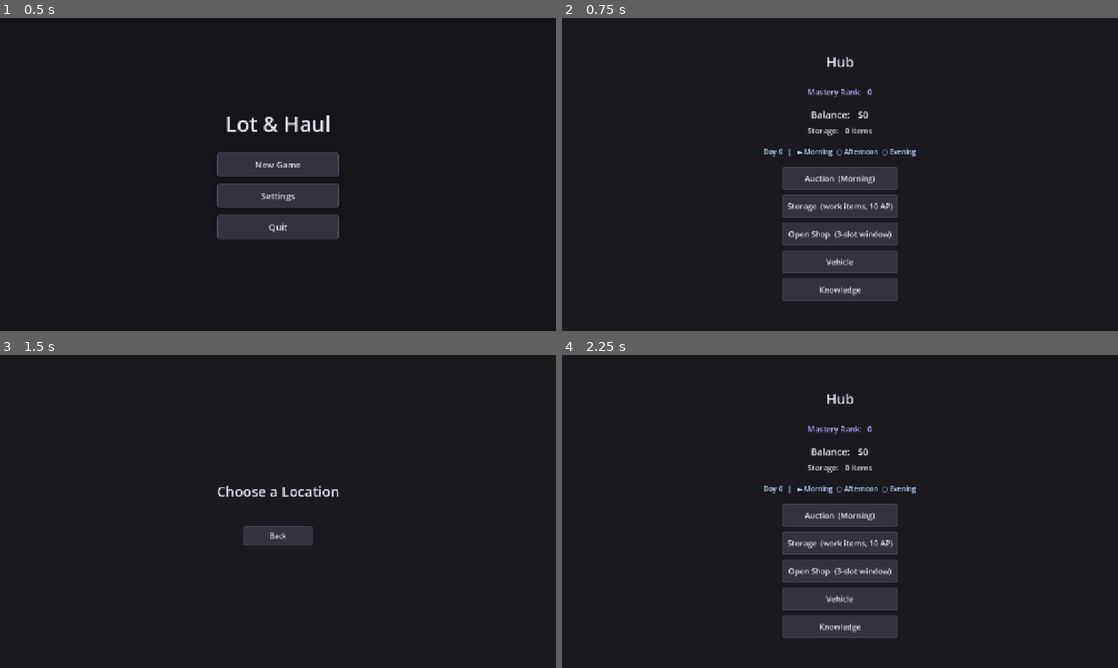
Above: before the commit, frames 1-4 (two rows, left to right).
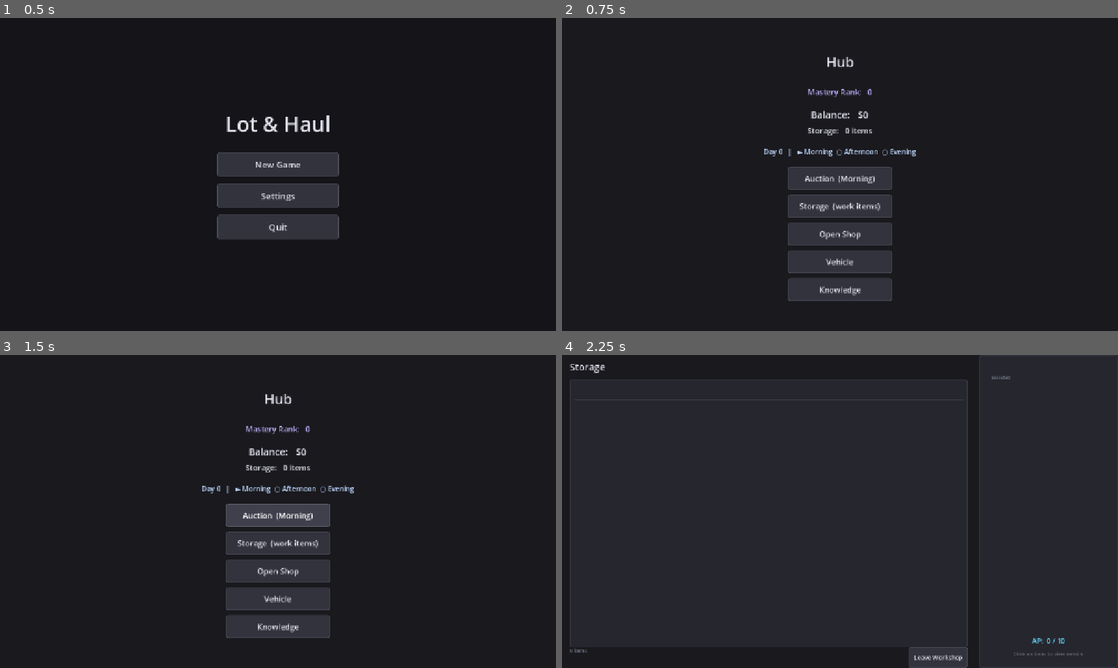
Above: after the commit, the same moments.

Repository: tomchang25/lot-and-haul
Game: Godot game, scene res://game/meta/start/start_page_scene.tscn
Same seed, same stepped clock (60 frames per second), same inputs: the game is played once before the commit and once after it.
Inputs (mouse positions are in pixels of both pictures, inside the frame that each line leads up to):
- Up to frame 1 (0.5 s): no input
- Up to frame 2 (0.75 s): click "New Game" at 0.5 s
- Up to frame 3 (1.5 s): click "Auction (Morning)" at 1.25 s
- Up to frame 4 (2.25 s): click (840, 542) at 2 s, where only the run after the commit has a clickable "Storage (work items)"

Frame 1 is identical in both runs. In frame 2, 1.2% of the frame differs, in the area x 39-61%, y 47-91%; in frame 3, 7.7%, in the area x 36-64%, y 12-91%; in frame 4, 4.4%.
Error before the commit: Assertion failed: AnchorRegistry registry is empty after load (res://global/autoloads/registries/resource_registry.gd:29)
Error after the commit: Parse Error: Cannot infer the type of "listed_clues" variable because the value doesn't have a set type. (res://common/gameplay/store/storage_store.gd:92)

Commit message:
feat: add SaveLoadContext as migration result context

Diff:
--- a/common/gameplay/instance/item_entry.gd
+++ b/common/gameplay/instance/item_entry.gd
@@ -506,10 +506,10 @@
     return d
 
 
-## Restores an item entry from [param d]. Appends per-entry resolution failures
-## to [param issues] (if provided). Returns null when the anchor cannot be
-## resolved — a kept entry with anchor = null is silent corruption.
-static func from_dict(d: Dictionary, issues: Array = []) -> ItemEntry:
+## Restores an item entry from [param d]. Writes per-entry resolution failures
+## to [param ctx] (required). Returns null when the anchor cannot be resolved —
+## a kept entry with anchor = null is silent corruption.
+static func from_dict(d: Dictionary, ctx: SaveLoadContext) -> ItemEntry:
     var entry := ItemEntry.new()
 
     # Composition form — all entries arrive here after StorageStore migration.
@@ -517,23 +517,20 @@
     if not aid.is_empty():
         entry.anchor = AnchorRegistry.get_anchor_by_id(aid)
         if entry.anchor == null:
-            issues.append("anchor '%s' not found — entry dropped" % aid)
-            push_warning("ItemEntry: anchor '%s' not found — entry dropped" % aid)
+            ctx.info("anchor '%s' not found — entry dropped" % aid)
             return null
     for cid: Variant in d.get("surface_ids", []):
         var clue := ClueRegistry.get_clue_by_id(String(cid))
         if clue != null:
             entry.surface_clues.append(clue)
         else:
-            issues.append("surface clue '%s' not found" % cid)
-            push_warning("ItemEntry: surface clue '%s' not found" % cid)
+            ctx.info("surface clue '%s' not found" % cid)
     for cid: Variant in d.get("hidden_ids", []):
         var clue := ClueRegistry.get_clue_by_id(String(cid))
         if clue != null:
             entry.hidden_clues.append(clue)
         else:
-            issues.append("hidden clue '%s' not found" % cid)
-            push_warning("ItemEntry: hidden clue '%s' not found" % cid)
+            ctx.info("hidden clue '%s' not found" % cid)
     var cat_id: String = d.get("category_id", "")
     if not cat_id.is_empty():
         entry.category_data = CategoryRegistry.get_category_by_id(cat_id)
--- a/common/gameplay/store/customers_store.gd
+++ b/common/gameplay/store/customers_store.gd
@@ -78,9 +78,9 @@
 
 
 ## Restores customer state. Unrecognised keys are silently ignored.
-func from_dict(data: Dictionary) -> void:
+func from_dict(data: Dictionary, _ctx: SaveLoadContext) -> void:
     var version: int = int(data.get("_version", 1))
-    data = _apply_migrations(data, version)
+    data = _apply_migrations(data, version, _ctx)
     _nightly_customers = []
     if data.has("nightly_customers") and data["nightly_customers"] is Array:
         for d: Variant in data["nightly_customers"]:
--- a/common/gameplay/store/economy_store.gd
+++ b/common/gameplay/store/economy_store.gd
@@ -53,7 +53,7 @@
 
 
 ## Restores economy state. Unrecognised keys are silently ignored.
-func from_dict(data: Dictionary) -> void:
+func from_dict(data: Dictionary, _ctx: SaveLoadContext) -> void:
     var version: int = int(data.get("_version", 1))
-    data = _apply_migrations(data, version)
+    data = _apply_migrations(data, version, _ctx)
     _cash = int(data.get("cash", _cash))
--- a/common/gameplay/store/garage_store.gd
+++ b/common/gameplay/store/garage_store.gd
@@ -56,9 +56,9 @@
 
 
 ## Restores garage state. Unresolved car ids are dropped with a warning.
-func from_dict(data: Dictionary) -> void:
+func from_dict(data: Dictionary, _ctx: SaveLoadContext) -> void:
     var version: int = int(data.get("_version", 1))
-    data = _apply_migrations(data, version)
+    data = _apply_migrations(data, version, _ctx)
     if data.has("active_car_id") and data["active_car_id"] is String:
         var id: String = data["active_car_id"]
         if id.is_empty():
--- a/common/gameplay/store/knowledge_store.gd
+++ b/common/gameplay/store/knowledge_store.gd
@@ -47,7 +47,6 @@
     _unlocked_perks.append(perk_id)
     return true
 
-
 # ── Save section ───────────────────────────────────────────────────────────────
 
 
@@ -67,9 +66,9 @@
 
 
 ## Restores knowledge progression from a save payload.
-func from_dict(data: Dictionary) -> void:
+func from_dict(data: Dictionary, _ctx: SaveLoadContext) -> void:
     var version: int = int(data.get("_version", 1))
-    data = _apply_migrations(data, version)
+    data = _apply_migrations(data, version, _ctx)
     if data.has("category_points") and data["category_points"] is Dictionary:
         _category_points = data["category_points"]
     if data.has("unlocked_perks") and data["unlocked_perks"] is Array:
--- a/common/gameplay/store/progress_store.gd
+++ b/common/gameplay/store/progress_store.gd
@@ -55,9 +55,9 @@
 
 
 ## Restores progress state. Unresolved location ids are dropped with a warning.
-func from_dict(data: Dictionary) -> void:
+func from_dict(data: Dictionary, _ctx: SaveLoadContext) -> void:
     var version: int = int(data.get("_version", 1))
-    data = _apply_migrations(data, version)
+    data = _apply_migrations(data, version, _ctx)
     _current_day = int(data.get("current_day", _current_day))
     if data.has("available_location_ids") and data["available_location_ids"] is Array:
         _available_locations = []
--- a/common/gameplay/store/slot_store.gd
+++ b/common/gameplay/store/slot_store.gd
@@ -91,9 +91,9 @@
 
 
 ## Restores slot state. Unrecognised keys are silently ignored.
-func from_dict(data: Dictionary) -> void:
+func from_dict(data: Dictionary, _ctx: SaveLoadContext) -> void:
     var version: int = int(data.get("_version", 1))
-    data = _apply_migrations(data, version)
+    data = _apply_migrations(data, version, _ctx)
     _current_slot = int(data.get("current_slot", _current_slot))
     _storage_ap = int(data.get("storage_ap", _storage_ap))
     _selling_slots_today = int(data.get("selling_slots_today", _selling_slots_today))
--- a/common/gameplay/store/storage_store.gd
+++ b/common/gameplay/store/storage_store.gd
@@ -67,14 +67,14 @@
 
 ## Restores storage state. apply_storage_migration() is called on each loaded
 ## entry to auto-reveal surface clues (not legacy — always runs).
-## Counts dropped and degraded entries during restore; appends one summary line
-## to _restore_warnings when any loss occurs.
-func from_dict(data: Dictionary) -> void:
+## Counts dropped and degraded entries during restore; writes one summary line
+## to [param ctx] via ctx.warn() when any loss occurs.
+func from_dict(data: Dictionary, ctx: SaveLoadContext) -> void:
     var version: int = int(data.get("_version", 1))
     var pre_migration_count := 0
     if data.has("storage_items") and data["storage_items"] is Array:
         pre_migration_count = data["storage_items"].size()
-    data = _apply_migrations(data, version)
+    data = _apply_migrations(data, version, ctx)
     var post_migration_count := 0
     if data.has("storage_items") and data["storage_items"] is Array:
         post_migration_count = data["storage_items"].size()
@@ -85,17 +85,18 @@
         for d: Variant in data["storage_items"]:
             if not d is Dictionary:
                 continue
-            var per_issues: Array = []
-            var entry: ItemEntry = ItemEntry.from_dict(d, per_issues)
+            var entry: ItemEntry = ItemEntry.from_dict(d, ctx)
             if entry == null:
                 dropped_count += 1
                 continue
-            if not per_issues.is_empty():
+            var listed_clues := d.get("surface_ids", []).size() + d.get("hidden_ids", []).size()
+            var resolved_clues := entry.surface_clues.size() + entry.hidden_clues.size()
+            if resolved_clues < listed_clues:
                 degraded_count += 1
             entry.apply_storage_migration()
             _storage_items.append(entry)
         if dropped_count > 0 or degraded_count > 0:
-            _restore_warnings.append(
+            ctx.warn(
                 "Storage: %d item(s) could not be restored, %d restored with missing data" % [dropped_count, degraded_count],
             )
     _next_entry_id = int(data.get("next_entry_id", _next_entry_id))
@@ -105,7 +106,7 @@
     return 2
 
 
-func _apply_migrations(data: Dictionary, from_version: int) -> Dictionary:
+func _apply_migrations(data: Dictionary, from_version: int, ctx: SaveLoadContext) -> Dictionary:
     if from_version < 2:
         var migrated: Array = []
         for d: Variant in data.get("storage_items", []):
@@ -117,7 +118,7 @@
                 # var item: ItemData = ItemRegistry.get_item_by_id(d["item_id"])
                 var item = null
                 if item == null:
-                    push_warning("StorageStore migration: item_id '%s' not found — entry dropped" % d["item_id"])
+                    ctx.info("StorageStore migration: item_id '%s' not found — entry dropped" % d["item_id"])
                     continue
                 d["anchor_id"] = item.anchor.anchor_id if item.anchor else ""
                 var surf_ids: Array[String] = []
@@ -143,5 +144,5 @@
             d.erase("verified")
             migrated.append(d)
         data["storage_items"] = migrated
-        _migration_log.append("StorageStore: migrated to version 2 (item_id → composition)")
+        ctx.info("StorageStore: migrated to version 2 (item_id → composition)")
     return data
--- a/common/gameplay/store/store_base.gd
+++ b/common/gameplay/store/store_base.gd
@@ -5,32 +5,6 @@
 # RunStore) override none — they carry no save payload.
 class_name StoreBase
 extends RefCounted
-
-## Human-readable descriptions appended by _apply_migrations() branches.
-## Cleared and returned by get_migration_log().
-var _migration_log: Array[String] = []
-
-## Human-readable warnings about data-loss events during restore (unresolvable
-## anchors, dropped entries, degraded entries). Cleared and returned by
-## get_restore_warnings().
-var _restore_warnings: Array[String] = []
-
-
-## Returns all migration messages accumulated since the last load, then clears
-## the log. Call after from_dict() to collect any schema-upgrade notes.
-func get_migration_log() -> Array[String]:
-    var out := _migration_log.duplicate()
-    _migration_log.clear()
-    return out
-
-
-## Returns all restore warnings accumulated since the last load, then clears
-## the list. Call after from_dict() to surface data-loss events to the player.
-func get_restore_warnings() -> Array[String]:
-    var out := _restore_warnings.duplicate()
-    _restore_warnings.clear()
-    return out
-
 
 ## Returns the section key used in the save payload. Returns "" by default
 ## session-scoped Stores that never register with SaveManager rely on this.
@@ -44,8 +18,9 @@
     return { }
 
 
-## Restores this store's state from [param data]. No-op by default.
-func from_dict(_data: Dictionary) -> void:
+## Restores this store's state from [param data]. Threads [param ctx] for
+## diagnostics (warnings and migration notes). No-op by default.
+func from_dict(_data: Dictionary, _ctx: SaveLoadContext) -> void:
     pass
 
 
@@ -63,7 +38,7 @@
 ## Transforms saved data from [param from_version] to the current store version.
 ## Override in subclasses to handle schema changes. Migrations chain sequentially:
 ##
-##   func _apply_migrations(data: Dictionary, from_version: int) -> Dictionary:
+##   func _apply_migrations(data: Dictionary, from_version: int, ctx: SaveLoadContext) -> Dictionary:
 ##       if from_version < 2:
 ##           data["new_field"] = data.get("old_field", 0)
 ##           data.erase("old_field")
@@ -75,5 +50,5 @@
 ## Each block transforms data one version forward. The caller (from_dict) handles
 ## reading _version from the payload and passing it here. Returns the dict with
 ## all fields in the current version's shape, ready for field restoration.
-func _apply_migrations(data: Dictionary, _from_version: int) -> Dictionary:
+func _apply_migrations(data: Dictionary, _from_version: int, _ctx: SaveLoadContext) -> Dictionary:
     return data
--- a/global/autoloads/managers/knowledge_manager.gd
+++ b/global/autoloads/managers/knowledge_manager.gd
@@ -83,20 +83,9 @@
 
 
 ## Restores KnowledgeManager state from the full sections dict.
-func from_dict(data: Dictionary) -> void:
-    _knowledge.from_dict(data.get(_knowledge.section_id(), { }))
-
-
-## Aggregates get_migration_log() from all owned stores. Returns and clears
-## each store's log. Call after from_dict() to surface schema-upgrade messages.
-func get_migration_log() -> Array[String]:
-    return _knowledge.get_migration_log()
-
-
-## Aggregates get_restore_warnings() from all owned stores. Returns and clears
-## each store's warnings. Call after from_dict() to surface data-loss events.
-func get_restore_warnings() -> Array[String]:
-    return _knowledge.get_restore_warnings()
+## Threads [param ctx] for diagnostics (warnings and migration notes).
+func from_dict(data: Dictionary, ctx: SaveLoadContext) -> void:
+    _knowledge.from_dict(data.get(_knowledge.section_id(), { }), ctx)
 
 # ── Mastery ────────────────────────────────────────────────────────────────────
 
--- a/global/autoloads/managers/meta_manager.gd
+++ b/global/autoloads/managers/meta_manager.gd
@@ -44,39 +44,14 @@
 
 
 ## Restores all stores from the full sections dict. Each store reads its own key.
-func from_dict(data: Dictionary) -> void:
-    economy.from_dict(data.get(economy.section_id(), { }))
-    garage.from_dict(data.get(garage.section_id(), { }))
-    storage.from_dict(data.get(storage.section_id(), { }))
-    slot.from_dict(data.get(slot.section_id(), { }))
-    progress.from_dict(data.get(progress.section_id(), { }))
-    customers.from_dict(data.get(customers.section_id(), { }))
-
-
-## Aggregates get_migration_log() from all owned stores. Returns and clears
-## each store's log. Call after from_dict() to surface schema-upgrade messages.
-func get_migration_log() -> Array[String]:
-    var out: Array[String] = []
-    out.append_array(economy.get_migration_log())
-    out.append_array(garage.get_migration_log())
-    out.append_array(storage.get_migration_log())
-    out.append_array(slot.get_migration_log())
-    out.append_array(progress.get_migration_log())
-    out.append_array(customers.get_migration_log())
-    return out
-
-
-## Aggregates get_restore_warnings() from all owned stores. Returns and clears
-## each store's warnings. Call after from_dict() to surface data-loss events.
-func get_restore_warnings() -> Array[String]:
-    var out: Array[String] = []
-    out.append_array(economy.get_restore_warnings())
-    out.append_array(garage.get_restore_warnings())
-    out.append_array(storage.get_restore_warnings())
-    out.append_array(slot.get_restore_warnings())
-    out.append_array(progress.get_restore_warnings())
-    out.append_array(customers.get_restore_warnings())
-    return out
+## Threads [param ctx] for diagnostics (warnings and migration notes).
+func from_dict(data: Dictionary, ctx: SaveLoadContext) -> void:
+    economy.from_dict(data.get(economy.section_id(), { }), ctx)
+    garage.from_dict(data.get(garage.section_id(), { }), ctx)
+    storage.from_dict(data.get(storage.section_id(), { }), ctx)
+    slot.from_dict(data.get(slot.section_id(), { }), ctx)
+    progress.from_dict(data.get(progress.section_id(), { }), ctx)
+    customers.from_dict(data.get(customers.section_id(), { }), ctx)
 
 
 ## Aggregates validate() across all stores. Returns true when all pass.
--- /dev/null
+++ b/global/autoloads/save_load_context.gd
@@ -0,0 +1,27 @@
+# save_load_context.gd
+# Push-model diagnostics channel threaded through the load path.
+# SaveManager constructs one per successful load; every from_dict() /
+# _apply_migrations() writes into it. SaveManager drains it once at the end.
+class_name SaveLoadContext
+extends RefCounted
+
+## Player-facing data-loss summaries (always visible via show_warning).
+var warnings: Array[String] = []
+
+## Debug-only detail: per-entry/clue resolution notes and schema-migration
+## messages (show_info + push_warning console parity).
+var infos: Array[String] = []
+
+
+## Appends [param msg] to warnings. Routed to ToastManager.show_warning()
+## (always visible) by SaveManager after the load completes.
+func warn(msg: String) -> void:
+    warnings.append(msg)
+
+
+## Appends [param msg] to infos and calls push_warning(msg) to preserve
+## existing console-output parity. Routed to ToastManager.show_info()
+## (debug-only) by SaveManager after the load completes.
+func info(msg: String) -> void:
+    infos.append(msg)
+    push_warning(msg)
--- a/global/autoloads/save_manager.gd
+++ b/global/autoloads/save_manager.gd
@@ -166,9 +166,13 @@
             continue
         # Valid file found — dispatch to providers.
         var sections_data: Dictionary = result["sections"].duplicate(true)
+        var ctx := SaveLoadContext.new()
         for provider: Object in _providers:
-            provider.from_dict(sections_data)
-        _collect_migration_logs()
+            provider.from_dict(sections_data, ctx)
+        for w: String in ctx.warnings:
+            ToastManager.show_warning(w)
+        for i: String in ctx.infos:
+            ToastManager.show_info(i)
         loaded_counter = counter
         break
 
@@ -348,20 +352,3 @@
     var err := DirAccess.remove_absolute(ProjectSettings.globalize_path(_LEGACY_PATH))
     if err != OK:
         push_warning("SaveManager: could not delete legacy save.json (error %d)" % err)
-
-
-## Collects migration logs from all providers after from_dict(). Sends each
-## message to ToastManager.show_info() (visible only in debug mode).
-## Also collects restore warnings and routes them to ToastManager.show_warning()
-## (always visible) — these indicate data-loss events the player must see.
-func _collect_migration_logs() -> void:
-    for provider: Object in _providers:
-        if provider.has_method("get_migration_log"):
-            var messages: Array = provider.get_migration_log()
-            for msg: String in messages:
-                ToastManager.show_info(msg)
-
-        if provider.has_method("get_restore_warnings"):
-            var warnings: Array = provider.get_restore_warnings()
-            for msg: String in warnings:
-                ToastManager.show_warning(msg)
Not shown, added: global/autoloads/save_load_context.gd.uid
Not shown, changed: TODO.md
Not shown, added: dev/docs/plans/save_diagnostics_context.md
